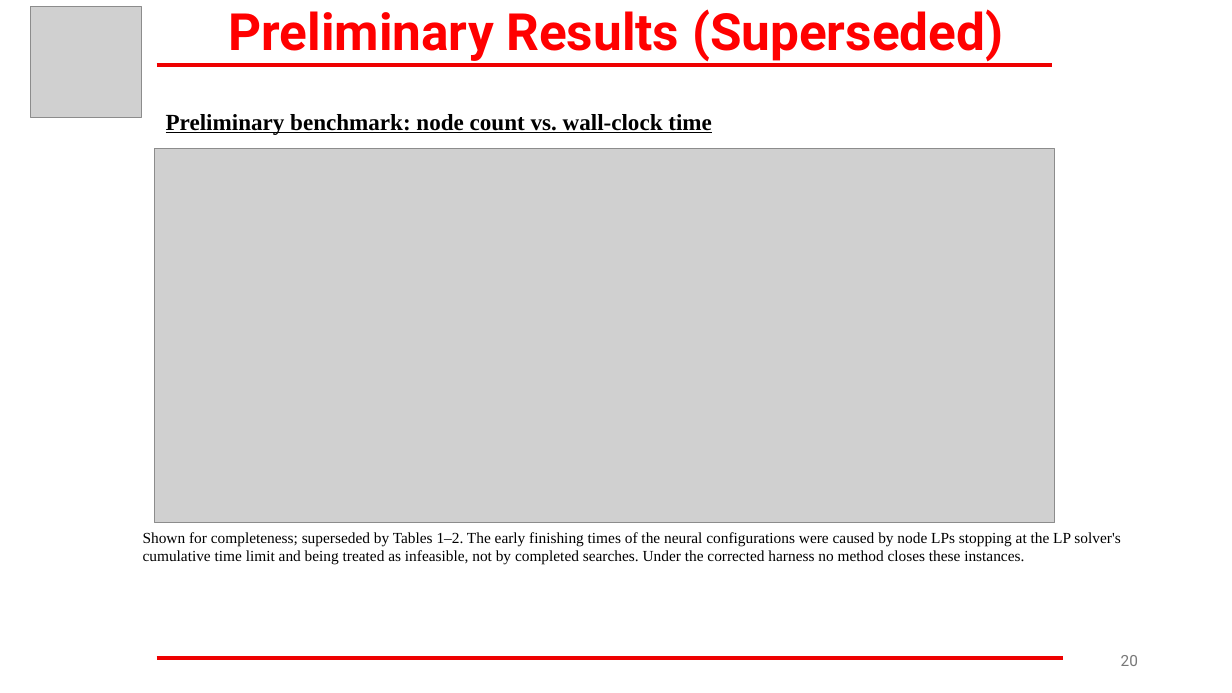
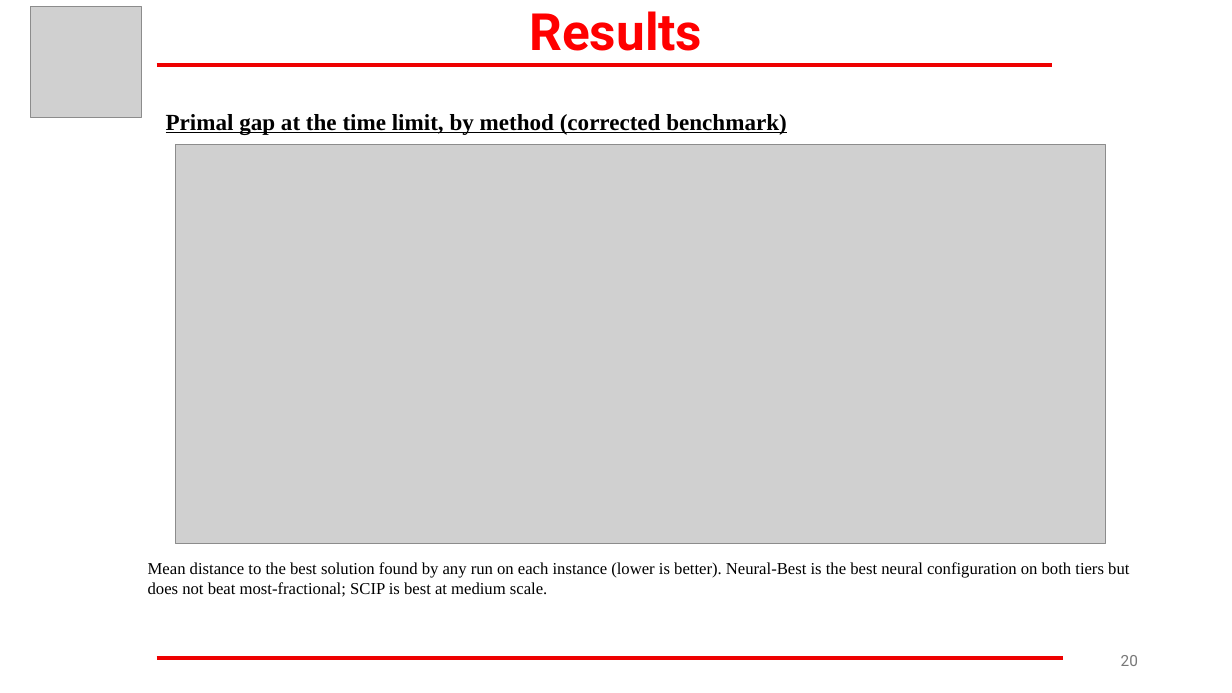
Before and after one commit to VarunGawali/bnb-world-model, a slide deck: slide 20 of paper/MTP_Presentation_updated.pptx. Drawn at 1232x693 pixels with LibreOffice and Linux fonts; fonts in the diff are those of the drawing; grey boxes stand for pictures. Boxes give left, top, right and bottom in pixels: in the first picture for what was removed or moved away, otherwise in the second. Text is boxed around its words. In the diff, an @@ line names an element or a change of style, - is before the commit and + after.

```diff
--- a/paper/MTP_Presentation_updated.pptx
+++ b/paper/MTP_Presentation_updated.pptx
@@ text at box(530, 11, 703, 51): text changed @@
-Preliminary Results (Superseded)
+Results
@@ text at box(166, 114, 787, 135): text changed @@
-Preliminary benchmark: node count vs. wall-clock time
+Primal gap at the time limit, by method (corrected benchmark)
@@ picture: place and size @@
-picture at box(154, 149, 1055, 523)
+picture at box(175, 144, 1105, 543)
@@ text at box(148, 562, 1129, 597): text changed; size 12 to 13 pt @@
-Shown for completeness; superseded by Tables 1–2. The early finishing times of the neural configurations were caused by node LPs stopping at the LP solver's cumulative time limit and being treated as infeasible, not by completed searches. Under the corrected harness no method closes these instances.
+Mean distance to the best solution found by any run on each instance (lower is better). Neural-Best is the best neural configuration on both tiers but does not beat most-fractional; SCIP is best at medium scale.
```
Also in this commit, not shown: 1 other slide changed, 5 other files.
